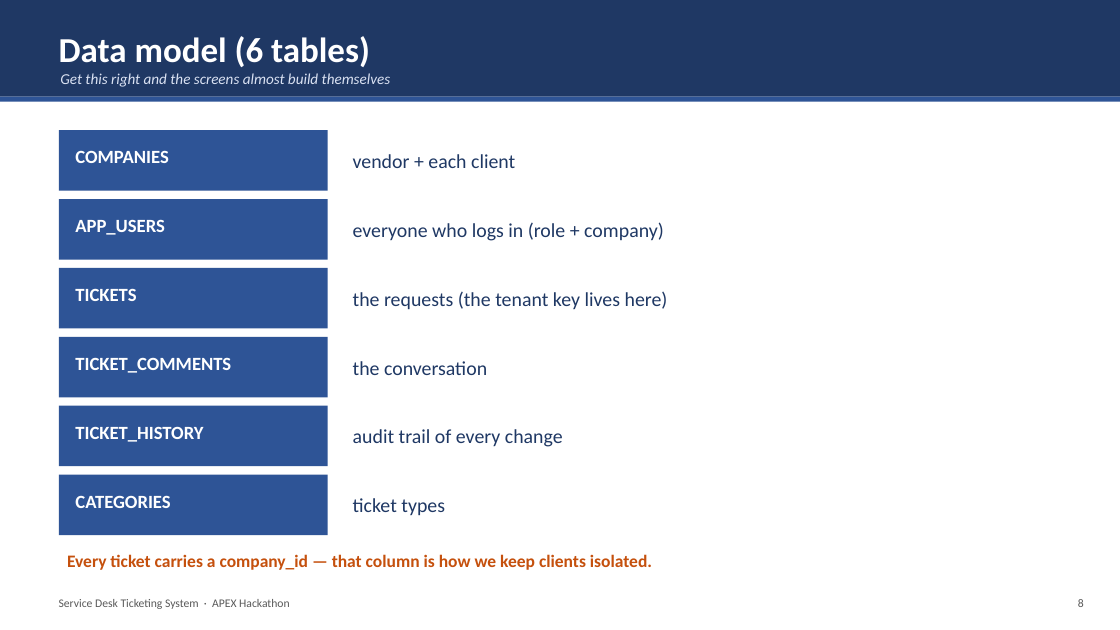
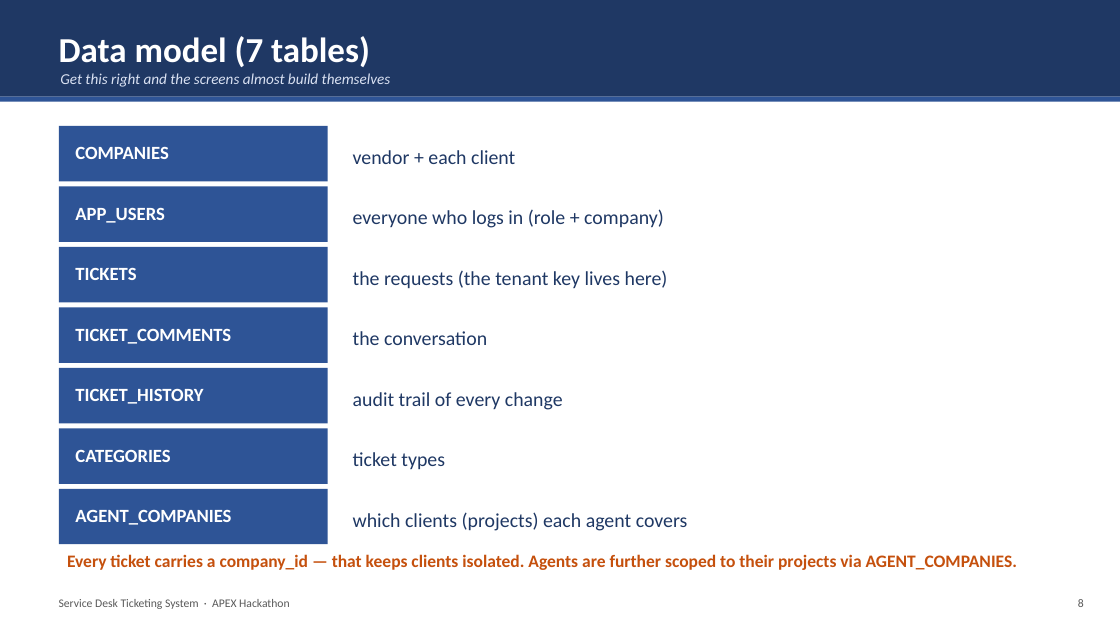
Before and after one commit to Dhawi1902/servicedesk-apex, a slide deck: slide 8 of docs/Ticketing-Kickoff.pptx. Drawn at 1120x630 pixels with LibreOffice and Linux fonts; fonts in the diff are those of the drawing. Boxes give left, top, right and bottom in pixels: in the first picture for what was removed or moved away, otherwise in the second. Text is boxed around its words. In the diff, an @@ line names an element or a change of style, - is before the commit and + after.

Commit message:
feat: scope support agents to their assigned projects (decision I)
Agents now see only tickets for the client companies they cover (new
AGENT_COMPANIES bridge table) instead of every client's open queue.
The 4 roles are unchanged: Manager, L1/L2/L3 tiers, and Project Lead
are NOT separate roles (overseer behaviour, Escalate action, and a
deferred is_lead flag respectively).

Synced across every artifact: brief, visual HTML, kickoff deck,
requirements tracker, page-build-guide (7-table schema + AGENT_COMPANIES,
the visibility predicate in all 5 places, and the Page 10a admin grid),
CLAUDE.md, and the tenant-isolation-auditor agent.

```diff
--- a/docs/Ticketing-Kickoff.pptx
+++ b/docs/Ticketing-Kickoff.pptx
@@ text at (x1=59, y1=36, x2=370, y2=67): text changed @@
-Data model (6 tables)
+Data model (7 tables)
@@ rectangle resized from (x1=59, y1=130, x2=328, y2=191) to (x1=59, y1=126, x2=328, y2=181) @@
@@ text "COMPANIES" moved from (x1=75, y1=151, x2=168, y2=163) to (x1=75, y1=147, x2=168, y2=159) @@
@@ text "vendor + each client" moved from (x1=353, y1=154, x2=515, y2=168) to (x1=353, y1=150, x2=515, y2=164) @@
@@ rectangle resized from (x1=59, y1=199, x2=328, y2=260) to (x1=59, y1=187, x2=328, y2=242) @@
@@ text "APP_USERS" moved from (x1=75, y1=220, x2=164, y2=235) to (x1=75, y1=208, x2=164, y2=223) @@
@@ text "everyone who logs in (role ..." moved from (x1=353, y1=222, x2=664, y2=241) to (x1=353, y1=209, x2=664, y2=228) @@
@@ rectangle resized from (x1=59, y1=268, x2=328, y2=329) to (x1=59, y1=247, x2=328, y2=302) @@
@@ text "TICKETS" moved from (x1=75, y1=289, x2=136, y2=301) to (x1=75, y1=268, x2=136, y2=280) @@
@@ text "the requests (the tenant key ..." moved from (x1=353, y1=291, x2=668, y2=310) to (x1=353, y1=270, x2=668, y2=289) @@
@@ rectangle resized from (x1=59, y1=337, x2=328, y2=397) to (x1=59, y1=308, x2=328, y2=363) @@
@@ text "TICKET_COMMENTS" moved from (x1=75, y1=358, x2=231, y2=373) to (x1=75, y1=329, x2=231, y2=344) @@
@@ text "the conversation" moved from (x1=353, y1=361, x2=487, y2=375) to (x1=353, y1=331, x2=487, y2=345) @@
@@ rectangle resized from (x1=59, y1=406, x2=328, y2=466) to (x1=59, y1=368, x2=328, y2=423) @@
@@ text "TICKET_HISTORY" moved from (x1=75, y1=427, x2=203, y2=442) to (x1=75, y1=389, x2=203, y2=404) @@
@@ text "audit trail of every change" moved from (x1=353, y1=429, x2=563, y2=447) to (x1=353, y1=392, x2=563, y2=410) @@
@@ rectangle added at (x1=59, y1=429, x2=328, y2=484), fill #2E5496 @@
@@ text "CATEGORIES" moved from (x1=75, y1=496, x2=170, y2=508) to (x1=75, y1=450, x2=170, y2=462) @@
@@ text "ticket types" moved from (x1=353, y1=498, x2=445, y2=516) to (x1=353, y1=452, x2=445, y2=470) @@
@@ rectangle resized from (x1=59, y1=475, x2=328, y2=535) to (x1=59, y1=489, x2=328, y2=544) @@
@@ text added at (x1=75, y1=510, x2=231, y2=525), 16 pt, text #FFFFFF, bold @@
+AGENT_COMPANIES
@@ text added at (x1=353, y1=512, x2=688, y2=531), 17 pt, text #1F3864 @@
+which clients (projects) each agent covers
@@ text at (x1=67, y1=554, x2=1017, y2=570): text changed @@
-Every ticket carries a company_id — that column is how we keep clients isolated.
+Every ticket carries a company_id — that keeps clients isolated. Agents are further scoped to their projects via AGENT_COMPANIES.
```
Also in this commit, not shown: 2 other slides changed, 8 other files.
